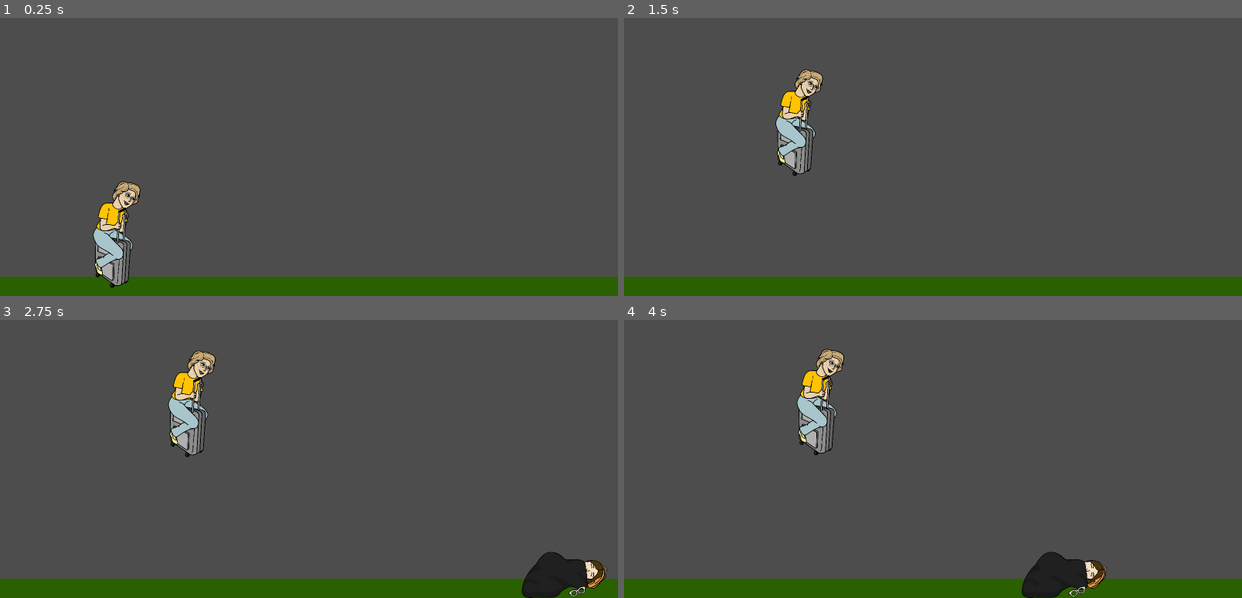
Above: before the commit, frames 1-4 (two rows, left to right).
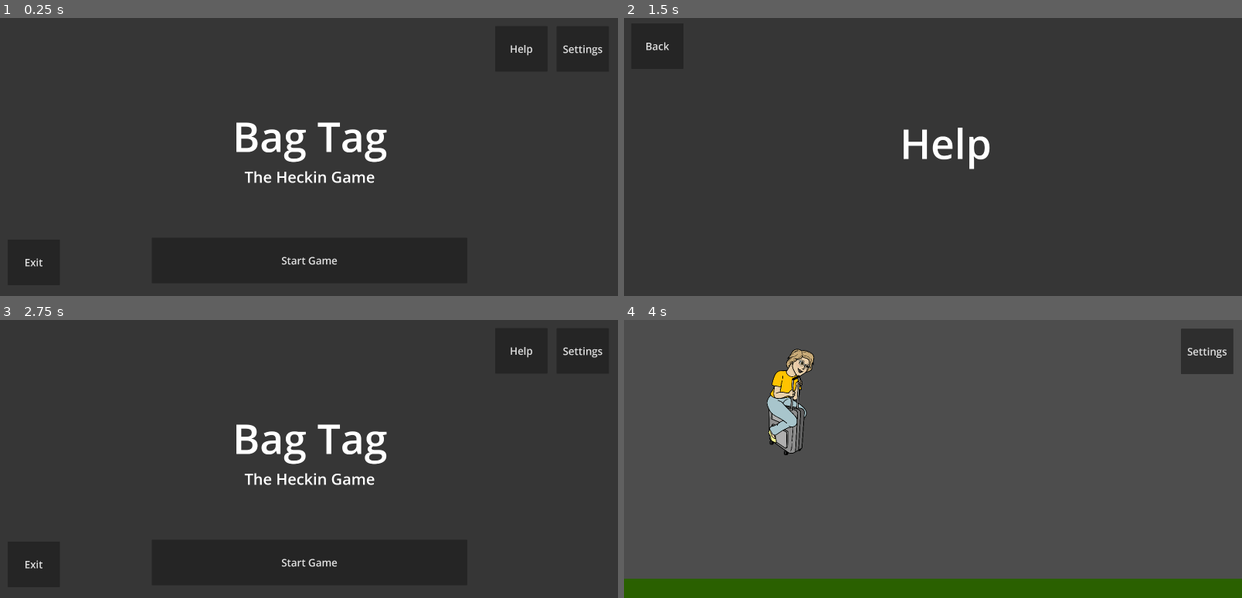
Above: after the commit, the same moments.

Repository: singerbj/bag-tag
Game: Godot game, scene res://scenes/Main.tscn
Two runs of this game, one before a commit and one after it. Both use one fixed random seed, a clock stepped at 60 frames per second and the inputs below. Before the commit the project starts from res://scenes/Game.tscn.
Inputs (mouse positions are in pixels of both pictures, inside the frame that each line leads up to):
- Up to frame 1 (0.25 s): no input
- Up to frame 2 (1.5 s): click (1143, 48) at 0.5 s, where only the run after the commit has a clickable "Help"; click (1204, 48) at 1.25 s, where only the run after the commit has a clickable "Settings"
- Up to frame 3 (2.75 s): click (30, 347) at 2 s, where only the run after the commit has a clickable "Back"
- Up to frame 4 (4 s): click (933, 561) at 2.75 s, where only the run after the commit has a clickable "Start Game"; tap Enter at 3.5 s; move the mouse to (1068, 445) at 3.52 s; hold Right (ui_right) from 3.53 s (still down); hold Up (ui_up) from 3.53 s (still down); click (1068, 445) at 3.67 s

The runs differ from the first frame. In frame 1, 21% of the frame differs, in the area x 0-100%, y 2-100%; in frame 2, 11%; in frame 3, 21%; in frame 4, 6.1%.

Commit message:
added theme and a bunch of screens

Diff:
--- /dev/null
+++ b/default_theme.tres
@@ -0,0 +1,10 @@
+[gd_resource type="Theme" load_steps=3 format=3 uid="uid://cw2jrsfudbjvg"]
+
+[sub_resource type="StyleBoxFlat" id="StyleBoxFlat_icnrp"]
+bg_color = Color(0.211765, 0.211765, 0.211765, 1)
+
+[sub_resource type="SystemFont" id="SystemFont_pxgki"]
+
+[resource]
+default_font = SubResource("SystemFont_pxgki")
+Panel/styles/panel = SubResource("StyleBoxFlat_icnrp")
--- a/project.godot
+++ b/project.godot
@@ -11,7 +11,7 @@
 [application]
 
 config/name="bag-tag"
-run/main_scene="res://scenes/Game.tscn"
+run/main_scene="res://scenes/Main.tscn"
 config/features=PackedStringArray("4.2", "Mobile")
 config/icon="res://icon.svg"
 
@@ -20,6 +20,10 @@
 window/size/viewport_width=3000
 window/size/viewport_height=1350
 window/stretch/mode="viewport"
+
+[gui]
+
+theme/custom="res://default_theme.tres"
 
 [input]
 
--- /dev/null
+++ b/scenes/GameOverScreen.tscn
@@ -0,0 +1,3 @@
+[gd_scene format=3 uid="uid://bgdxjiqlqtl8g"]
+
+[node name="GameOverScreen" type="Node2D"]
--- a/scenes/Game.tscn
+++ b/scenes/GameScreen.tscn
@@ -8,30 +8,46 @@
 [sub_resource type="RectangleShape2D" id="RectangleShape2D_ajw7r"]
 size = Vector2(6000, 93)
 
-[node name="Game" type="Node2D"]
+[sub_resource type="Theme" id="Theme_ahys2"]
+default_font_size = 50
+
+[node name="GameScreen" type="Node2D"]
+
+[node name="Game" type="Node2D" parent="."]
 script = ExtResource("1_34f43")
 metadata/_edit_lock_ = true
 
-[node name="Floor" type="StaticBody2D" parent="."]
+[node name="Floor" type="StaticBody2D" parent="Game"]
 position = Vector2(452, 1339)
 
-[node name="CollisionShape2D" type="CollisionShape2D" parent="Floor"]
+[node name="CollisionShape2D" type="CollisionShape2D" parent="Game/Floor"]
 position = Vector2(1048.5, -35.5)
 shape = SubResource("RectangleShape2D_ajw7r")
 metadata/_edit_lock_ = true
 
-[node name="Collision2dRendered" parent="Floor/CollisionShape2D" instance=ExtResource("2_7n24l")]
+[node name="Collision2dRendered" parent="Game/Floor/CollisionShape2D" instance=ExtResource("2_7n24l")]
 color = Color(0.164706, 0.376471, 0, 1)
 
-[node name="Camera" type="Camera2D" parent="Floor"]
+[node name="Camera" type="Camera2D" parent="Game/Floor"]
 position = Vector2(1048, -664)
+enabled = false
 position_smoothing_enabled = true
 position_smoothing_speed = 1.0
 
-[node name="Player" parent="." instance=ExtResource("5_xu4y6")]
+[node name="Player" parent="Game" instance=ExtResource("5_xu4y6")]
 position = Vector2(442, 953)
 
-[node name="AudioStreamPlayer" type="AudioStreamPlayer" parent="."]
+[node name="AudioStreamPlayer" type="AudioStreamPlayer" parent="Game"]
 stream = ExtResource("4_opxje")
 volume_db = -20.0
-autoplay = true
+
+[node name="CanvasLayer" type="CanvasLayer" parent="."]
+
+[node name="SettingsButton" type="Button" parent="CanvasLayer"]
+offset_left = 2704.0
+offset_top = 42.0
+offset_right = 2958.0
+offset_bottom = 263.0
+theme = SubResource("Theme_ahys2")
+text = "Settings
+"
--- /dev/null
+++ b/scenes/HelpScreen.tscn
@@ -0,0 +1,30 @@
+[gd_scene load_steps=3 format=3 uid="uid://trke8ta7a50i"]
+
+[sub_resource type="Theme" id="Theme_t1ebu"]
+default_font_size = 200
+
+[sub_resource type="Theme" id="Theme_gemsm"]
+default_font_size = 50
+
+[node name="HelpScreen" type="Panel"]
+offset_left = -16.0
+offset_top = -16.0
+offset_right = 3012.0
+offset_bottom = 1362.0
+
+[node name="RichTextLabel" type="RichTextLabel" parent="."]
+offset_left = 1355.0
+offset_top = 487.0
+offset_right = 1812.0
+offset_bottom = 812.0
+theme = SubResource("Theme_t1ebu")
+text = "Help"
+
+[node name="BackButton" type="Button" parent="."]
+offset_left = 51.0
+offset_top = 42.0
+offset_right = 305.0
+offset_bottom = 263.0
+theme = SubResource("Theme_gemsm")
+text = "Back
+"
--- /dev/null
+++ b/scenes/Main.tscn
@@ -0,0 +1,21 @@
+[gd_scene load_steps=7 format=3 uid="uid://t8n3u8q7t8t8"]
+
+[ext_resource type="Script" path="res://scripts/main.gd" id="1_1qesj"]
+[ext_resource type="PackedScene" uid="uid://42qq4ke7te0s" path="res://scenes/TitleScreen.tscn" id="1_sc5co"]
+[ext_resource type="PackedScene" uid="uid://cnr3v8uui8gwm" path="res://scenes/SettingsScreen.tscn" id="2_uw7i2"]
+[ext_resource type="PackedScene" uid="uid://trke8ta7a50i" path="res://scenes/HelpScreen.tscn" id="3_dl76g"]
+[ext_resource type="PackedScene" uid="uid://bjt4ppq3lx7dj" path="res://scenes/GameScreen.tscn" id="4_n1bl8"]
+[ext_resource type="PackedScene" uid="uid://bgdxjiqlqtl8g" path="res://scenes/GameOverScreen.tscn" id="5_3r1bu"]
+
+[node name="Main" type="Node2D"]
+script = ExtResource("1_1qesj")
+
+[node name="TitleScreen" parent="." instance=ExtResource("1_sc5co")]
+
+[node name="SettingsScreen" parent="." instance=ExtResource("2_uw7i2")]
+
+[node name="HelpScreen" parent="." instance=ExtResource("3_dl76g")]
+
+[node name="GameScreen" parent="." instance=ExtResource("4_n1bl8")]
+
+[node name="GameOverScreen" parent="." instance=ExtResource("5_3r1bu")]
--- /dev/null
+++ b/scenes/SettingsScreen.tscn
@@ -0,0 +1,56 @@
+[gd_scene load_steps=5 format=3 uid="uid://cnr3v8uui8gwm"]
+
+[sub_resource type="Theme" id="Theme_2y1c4"]
+default_font_size = 200
+
+[sub_resource type="Theme" id="Theme_lwxtk"]
+default_font_size = 50
+
+[sub_resource type="Theme" id="Theme_sxism"]
+default_font_size = 50
+
+[sub_resource type="Theme" id="Theme_5w2xa"]
+default_font_size = 50
+
+[node name="SettingsScreen" type="Panel"]
+offset_left = -2.0
+offset_top = -2.0
+offset_right = 3002.0
+offset_bottom = 1352.0
+
+[node name="RichTextLabel" type="RichTextLabel" parent="."]
+layout_mode = 0
+offset_left = 1125.0
+offset_top = 481.0
+offset_right = 1926.0
+offset_bottom = 806.0
+theme = SubResource("Theme_2y1c4")
+text = "Settings"
+
+[node name="BackButton" type="Button" parent="."]
+layout_mode = 0
+offset_left = 51.0
+offset_top = 42.0
+offset_right = 305.0
+offset_bottom = 263.0
+theme = SubResource("Theme_lwxtk")
+text = "Back
+"
+
+[node name="HelpButton" type="Button" parent="."]
+offset_left = 2693.0
+offset_top = 45.0
+offset_right = 2947.0
+offset_bottom = 266.0
+theme = SubResource("Theme_sxism")
+text = "Help
+"
+
+[node name="ExitButton" type="Button" parent="."]
+offset_left = 39.0
+offset_top = 1078.0
+offset_right = 293.0
+offset_bottom = 1299.0
+theme = SubResource("Theme_5w2xa")
+text = "Exit
+"
--- /dev/null
+++ b/scenes/TitleScreen.tscn
@@ -0,0 +1,79 @@
+[gd_scene load_steps=6 format=3 uid="uid://42qq4ke7te0s"]
+
+[ext_resource type="Theme" uid="uid://cw2jrsfudbjvg" path="res://default_theme.tres" id="1_clfqb"]
+
+[sub_resource type="Theme" id="Theme_4oq34"]
+default_font_size = 200
+
+[sub_resource type="Theme" id="Theme_nxdrh"]
+default_font_size = 75
+
+[sub_resource type="Theme" id="Theme_1ea38"]
+default_font_size = 50
+
+[sub_resource type="Theme" id="Theme_c5gma"]
+default_font_size = 50
+
+[node name="TitleScreen" type="Panel"]
+offset_left = -2.0
+offset_top = -2.0
+offset_right = 3002.0
+offset_bottom = 1352.0
+theme = ExtResource("1_clfqb")
+
+[node name="RichTextLabel" type="RichTextLabel" parent="."]
+layout_mode = 0
+offset_left = 1131.0
+offset_top = 439.0
+offset_right = 1896.0
+offset_bottom = 764.0
+theme = SubResource("Theme_4oq34")
+text = "Bag Tag"
+
+[node name="RichTextLabel2" type="RichTextLabel" parent="."]
+layout_mode = 0
+offset_left = 1189.0
+offset_top = 721.0
+offset_right = 1826.0
+offset_bottom = 1046.0
+theme = SubResource("Theme_nxdrh")
+text = "The Heckin Game"
+
+[node name="StartGameButton" type="Button" parent="."]
+layout_mode = 0
+offset_left = 739.0
+offset_top = 1069.0
+offset_right = 2270.0
+offset_bottom = 1290.0
+theme = SubResource("Theme_1ea38")
+text = "Start Game"
+
+[node name="HelpButton" type="Button" parent="."]
+layout_mode = 0
+offset_left = 2406.0
+offset_top = 41.0
+offset_right = 2660.0
+offset_bottom = 262.0
+theme = SubResource("Theme_c5gma")
+text = "Help
+"
+
+[node name="ExitButton" type="Button" parent="."]
+layout_mode = 0
+offset_left = 39.0
+offset_top = 1078.0
+offset_right = 293.0
+offset_bottom = 1299.0
+theme = SubResource("Theme_c5gma")
+text = "Exit
+"
+
+[node name="SettingsButton" type="Button" parent="."]
+layout_mode = 0
+offset_left = 2704.0
+offset_top = 42.0
+offset_right = 2958.0
+offset_bottom = 263.0
+theme = SubResource("Theme_c5gma")
+text = "Settings
+"
--- a/scenes/people/Ben.tscn
+++ b/scenes/people/Ben.tscn
@@ -1,8 +1,10 @@
-[gd_scene load_steps=2 format=3 uid="uid://ddriblw3a6d3v"]
+[gd_scene load_steps=3 format=3 uid="uid://ddriblw3a6d3v"]
 
+[ext_resource type="Script" path="res://scripts/people.gd" id="1_l58vf"]
 [ext_resource type="Texture2D" uid="uid://ckebqrpd33i11" path="res://assets/art/Ben.PNG" id="2_6rxg1"]
 
 [node name="Ben" type="RigidBody2D"]
+script = ExtResource("1_l58vf")
 
 [node name="Sprite2D" type="Sprite2D" parent="."]
 scale = Vector2(0.25, 0.25)
--- a/scenes/people/Bina.tscn
+++ b/scenes/people/Bina.tscn
@@ -1,8 +1,10 @@
-[gd_scene load_steps=2 format=3 uid="uid://cvxsovuddt6rm"]
+[gd_scene load_steps=3 format=3 uid="uid://cvxsovuddt6rm"]
 
+[ext_resource type="Script" path="res://scripts/people.gd" id="1_rl1jn"]
 [ext_resource type="Texture2D" uid="uid://dtbnrhywal1a5" path="res://assets/art/Bina.PNG" id="2_pujrv"]
 
 [node name="Bina" type="RigidBody2D"]
+script = ExtResource("1_rl1jn")
 
 [node name="Sprite2D" type="Sprite2D" parent="."]
 scale = Vector2(0.225, 0.225)
--- a/scenes/people/Dad.tscn
+++ b/scenes/people/Dad.tscn
@@ -1,8 +1,10 @@
-[gd_scene load_steps=2 format=3 uid="uid://voc85itlvnp1"]
+[gd_scene load_steps=3 format=3 uid="uid://voc85itlvnp1"]
 
+[ext_resource type="Script" path="res://scripts/people.gd" id="1_dfedb"]
 [ext_resource type="Texture2D" uid="uid://cdjuc4h103sls" path="res://assets/art/Dad.PNG" id="2_ke4h7"]
 
 [node name="Dad" type="RigidBody2D"]
+script = ExtResource("1_dfedb")
 
 [node name="Sprite2D" type="Sprite2D" parent="."]
 scale = Vector2(0.25, 0.25)
--- a/scenes/people/Gigi.tscn
+++ b/scenes/people/Gigi.tscn
@@ -1,8 +1,10 @@
-[gd_scene load_steps=2 format=3 uid="uid://b68y3d7j3rjyq"]
+[gd_scene load_steps=3 format=3 uid="uid://b68y3d7j3rjyq"]
 
+[ext_resource type="Script" path="res://scripts/people.gd" id="1_0e4ny"]
 [ext_resource type="Texture2D" uid="uid://b3rpi7ad6cs2x" path="res://assets/art/Gigi.PNG" id="2_stprv"]
 
 [node name="Gigi" type="RigidBody2D"]
+script = ExtResource("1_0e4ny")
 
 [node name="Sprite2D" type="Sprite2D" parent="."]
 scale = Vector2(0.25, 0.25)
--- a/scripts/backpack.gd
+++ b/scripts/backpack.gd
@@ -17,6 +17,3 @@
 		backpackSprite.hide()
 
 	backpackSprites.pick_random().show()
-
-func _process(delta: float) -> void:
-	pass
--- a/scripts/floor.gd
+++ b/scripts/floor.gd
@@ -6,4 +6,3 @@
 
 func _process(delta: float) -> void:
 	self.position.y += 1 * delta
-	print(self.position.y)
--- a/scripts/game.gd
+++ b/scripts/game.gd
@@ -1,5 +1,6 @@
 extends Node2D
 
+class_name Game
 
 const Player = preload("res://scripts/player.gd")
 const game_object_scenes = [
@@ -23,51 +24,81 @@
 
 var game_objects = []
 
-class Game:
-	func _init():
-		pass
+enum GameState {
+	Running,
+	Paused,
+	Stopped
+}
+var current_game_state = GameState.Paused
+
+@onready var camera = $Floor/Camera
 
 func _ready() -> void:
-	pass
+	get_parent().get_node("CanvasLayer").hide()
 
 func _process(_delta: float) -> void:
-	var current_time = Time.get_unix_time_from_system()
-	$Floor.position.x = $Player.position.x
+	if current_game_state == GameState.Running:
+		var current_time = Time.get_unix_time_from_system()
+		$Floor.position.x = $Player.position.x
 
-	if (current_time - last_game_object_spawn) > MIN_GAME_OBJECT_SPAWN_DELAY:
-		last_game_object_spawn = current_time
-		var new_game_object = game_object_scenes.pick_random().instantiate()
-		new_game_object.position.x = $Player.position.x + MIN_GAME_OBJECT_SPAWN_DISTANCE + get_game_object_variation_range()
-		new_game_object.position.y = $Player.position.y
-		game_objects.append(new_game_object)
-		add_child(new_game_object)
-
-	#if (current_time - last_position_reset) > RESET_POSITION_INTERVAL:
-		#print("resetting position")
-		#last_position_reset = current_time
-		#for game_object in game_objects:
-			#game_object.position.x - $Player.position.x
-			#
-		#$Player.position.x = 0
+		if (current_time - last_game_object_spawn) > MIN_GAME_OBJECT_SPAWN_DELAY:
+			last_game_object_spawn = current_time
+			var new_game_object = game_object_scenes.pick_random().instantiate()
+			new_game_object.position.x = $Player.position.x + MIN_GAME_OBJECT_SPAWN_DISTANCE + _get_game_object_variation_range()
+			new_game_object.position.y = $Player.position.y
+			game_objects.append(new_game_object)
+			add_child(new_game_object)
 
 func _physics_process(_delta: float) -> void:
-	for i in range(game_objects.size()-1, -1, -1):
-		if is_instance_valid(game_objects[i]):
-			var game_object: RigidBody2D = game_objects[i]
-			if ($Player.position.x - game_object.position.x) > MIN_GAME_OBJECT_DELETE_DISTANCE:
-				game_object.queue_free()
+	if current_game_state == GameState.Running:
+		for i in range(game_objects.size()-1, -1, -1):
+			if is_instance_valid(game_objects[i]):
+				var game_object: RigidBody2D = game_objects[i]
+				if ($Player.position.x - game_object.position.x) > MIN_GAME_OBJECT_DELETE_DISTANCE:
+					game_object.queue_free()
+					game_objects.remove_at(i)
+			else:
 				game_objects.remove_at(i)
-		else:
-			game_objects.remove_at(i)
 
-func get_game_object_variation_range():
+func _get_game_object_variation_range():
 	var rng = RandomNumberGenerator.new()
 	rng.randomize()
 	return rng.randi_range(0, GAME_OBJECT_VARIATION_RANGE)
 
 func _input(event):
-	if event is InputEventKey:
-		if event.is_action_pressed("ui_cancel"):
-			get_tree().quit()
-		if event.is_action_pressed("reset_game"):
-			$Player.position = Vector2(0, 0)
+	if current_game_state == GameState.Running:
+		if event is InputEventKey:
+			# TODO: Remove these later, probably
+			if event.is_action_pressed("ui_cancel"):
+				get_tree().quit()
+			if event.is_action_pressed("reset_game"):
+				$Player.position = Vector2(0, 0)
+
+func start_game():
+	if current_game_state == GameState.Paused:
+		get_parent().get_node("CanvasLayer").show()
+		$AudioStreamPlayer.playing = true
+		camera.enabled = true
+		current_game_state = GameState.Running
+	elif current_game_state == GameState.Stopped:
+		print("Error: Cannot start a stopped game!")
+	elif current_game_state == GameState.Stopped:
+		print("Error: Cannot start an already started game!")
+
+func pause_game():
+	if current_game_state == GameState.Paused:
+		print("Error: Cannot pause an already paused game!")
+	elif current_game_state == GameState.Running:
+		get_parent().get_node("CanvasLayer").hide()
+		$AudioStreamPlayer.playing = false
+		camera.enabled = false
+		current_game_state = GameState.Paused
+	elif current_game_state == GameState.Stopped:
+		print("Error: Cannot pause an already stopped game!")
+
+func stop_game():
+	if current_game_state == GameState.Running || current_game_state == GameState.Paused:
+		$AudioStreamPlayer.playing = false
+		current_game_state = GameState.Stopped
+	elif current_game_state == GameState.Stopped:
+		print("Error: Cannot stop an already stopped game!")
--- a/scripts/game_object.gd
+++ b/scripts/game_object.gd
@@ -1,6 +1,3 @@
 extends RigidBody2D
 
 class_name GameObject
-
-#func _process(delta: gfloat) -> void:
-	#self.position.y -= 1000 * delta
--- /dev/null
+++ b/scripts/main.gd
@@ -0,0 +1,62 @@
+extends Node
+
+
+# Called when the node enters the scene tree for the first time.
+func _ready() -> void:
+	$TitleScreen.show()
+	$SettingsScreen.hide()
+	$HelpScreen.hide()
+	$GameScreen.hide()
+	$GameOverScreen.hide()
+
+	$TitleScreen/StartGameButton.connect("pressed", self._on_start_game_button_pressed)
+	$TitleScreen/SettingsButton.connect("pressed", self._on_settings_button_pressed)
+	$TitleScreen/HelpButton.connect("pressed", self._on_help_button_pressed)
+	$TitleScreen/ExitButton.connect("pressed", self._on_exit_button_pressed)
+
+	$SettingsScreen/BackButton.connect("pressed", self._on_settings_back_button_pressed)
+	$SettingsScreen/HelpButton.connect("pressed", self._on_help_button_pressed)
+	$SettingsScreen/ExitButton.connect("pressed", self._on_exit_button_pressed)
+
+	$HelpScreen/BackButton.connect("pressed", self._on_help_back_button_pressed)
+
+	$GameScreen/CanvasLayer/SettingsButton.connect("pressed", self._on_game_settings_button_pressed)
+
+
+func _on_start_game_button_pressed() -> void:
+	print("_on_start_game_button_pressed")
+	$TitleScreen.hide()
+	$GameScreen.show()
+	$GameScreen/Game.start_game()
+
+func _on_help_button_pressed() -> void:
+	print("_on_help_button_pressed")
+	$HelpScreen.show()
+
+func _on_settings_button_pressed() -> void:
+	print("_on_settings_button_pressed")
+	$SettingsScreen.show()
+
+func _on_exit_button_pressed() -> void:
+	print("_on_exit_button_pressed")
+	get_tree().quit()
+
+func _on_settings_back_button_pressed() -> void:
+	print("_on_settings_back_button_pressed")
+	$SettingsScreen.hide()
+	if !$TitleScreen.visible:
+		$GameScreen.show()
+		$GameScreen/Game.start_game()
+
+func _on_help_back_button_pressed() -> void:
+	print("_on_help_back_button_pressed")
+	$HelpScreen.hide()
+
+func _on_game_settings_button_pressed() -> void:
+	print("_on_game_settings_button_pressed")
+	$GameScreen.hide()
+	$GameScreen/Game.pause_game()
+	$SettingsScreen.show()
+
+func wait(seconds: float) -> void:
+	await get_tree().create_timer(seconds).timeout
--- a/scripts/people.gd
+++ b/scripts/people.gd
@@ -1,6 +1,3 @@
 extends GameObject
 
 class_name People
-
-func _process(delta: float) -> void:
-	pass
--- a/scripts/player.gd
+++ b/scripts/player.gd
@@ -1,4 +1,6 @@
 extends CharacterBody2D
+
+class_name Player
 
 const GameObject = preload("res://scripts/game_object.gd")
 
@@ -16,51 +18,47 @@
 var dash_available = true
 var dash_budget = 0
 
-class Player:
-	func init():
-		pass
+@onready var game_scene: Game
 
 func _ready() -> void:
-	self.connect("body_entered", self._on_Area_body_entered)
 	$Fire.visible = false
 	$DashSprite.visible = false
-
-func _on_Area_body_entered(body:Node) -> void:
-	print(body)
+	game_scene = get_parent()
 
 func _process(delta):
-	velocity.y += GRAVITY * delta
+	if game_scene.current_game_state == game_scene.GameState.Running:
+		velocity.y += GRAVITY * delta
 
-	if jumping:
-		if is_on_floor() && jump_budget == DEFAULT_JUMP_BUDGET:
-			velocity.y = -JUMP_FORCE
-		elif !is_on_floor() && jump_budget > 0 && jump_budget < DEFAULT_JUMP_BUDGET:
-			velocity.y = -JUMP_FORCE
+		if jumping:
+			if is_on_floor() && jump_budget == DEFAULT_JUMP_BUDGET:
+				velocity.y = -JUMP_FORCE
+			elif !is_on_floor() && jump_budget > 0 && jump_budget < DEFAULT_JUMP_BUDGET:
+				velocity.y = -JUMP_FORCE
 
-		jump_budget -= 1 * delta
-		if jump_budget < 0:
-			jump_budget = 0
-	else:
-		if is_on_floor() && jump_budget < DEFAULT_JUMP_BUDGET:
-			jump_budget = DEFAULT_JUMP_BUDGET
-			dash_available = true
+			jump_budget -= 1 * delta
+			if jump_budget < 0:
+				jump_budget = 0
+		else:
+			if is_on_floor() && jump_budget < DEFAULT_JUMP_BUDGET:
+				jump_budget = DEFAULT_JUMP_BUDGET
+				dash_available = true
 
-	if dash_budget > 0:
-		$Fire.visible = true
-		$DashSprite.visible = true
-		velocity.y = clamp(velocity.y, -INF, 0)
-		velocity.x = DASH_FORCE
-		dash_budget -= 1 * delta
-		if dash_budget < 0:
-			dash_budget = 0
-	else:
-		$Fire.visible = false
-		$DashSprite.visible = false
-		velocity.x = DEFAULT_MOVEMENT_SPEED
+		if dash_budget > 0:
+			$Fire.visible = true
+			$DashSprite.visible = true
+			velocity.y = clamp(velocity.y, -INF, 0)
+			velocity.x = DASH_FORCE
+			dash_budget -= 1 * delta
+			if dash_budget < 0:
+				dash_budget = 0
+		else:
+			$Fire.visible = false
+			$DashSprite.visible = false
+			velocity.x = DEFAULT_MOVEMENT_SPEED
 
-	move_and_slide()
+		move_and_slide()
 
-	_handle_collisions()
+		_handle_collisions()
 
 func _handle_collisions():
 	for index in get_slide_collision_count():
@@ -69,24 +67,26 @@
 		if body is GameObject:
 			print("Collided with: ", body.name)
 			body.queue_free()
+			break
 
-func _input(event):
-	if event is InputEventKey:
-		if event.is_action_pressed("ui_up"):
-			if is_on_floor():
-				jumping = true
-				$JumpAudioStreamPlayer.playing = true
-			if event is InputEventScreenTouch:
-				swipe_start = event.get_position()
-		if event.is_action_released("ui_up"):
-			jumping = false
-			if event is InputEventScreenTouch:
-				_calculate_swipe(event.get_position())
+func _unhandled_input(event):
+	if game_scene.current_game_state == game_scene.GameState.Running:
+		if event is InputEventKey:
+			if event.is_action_pressed("ui_up"):
+				if is_on_floor():
+					jumping = true
+					$JumpAudioStreamPlayer.playing = true
+				if event is InputEventScreenTouch:
+					swipe_start = event.get_position()
+			if event.is_action_released("ui_up"):
+				jumping = false
+				if event is InputEventScreenTouch:
+					_calculate_swipe(event.get_position())
 
-		if event.is_action_pressed("ui_right") && dash_available && !is_on_floor():
-			dash_budget = DEFAULT_DASH_BUDGET
-			$DashAudioStreamPlayer.playing = true
-			dash_available = false
+			if event.is_action_pressed("ui_right") && dash_available && !is_on_floor():
+				dash_budget = DEFAULT_DASH_BUDGET
+				$DashAudioStreamPlayer.playing = true
+				dash_available = false
 
 	if event is InputEventScreenTouch:
 		if event.is_pressed():
--- a/scripts/suitcase.gd
+++ b/scripts/suitcase.gd
@@ -1,6 +1,3 @@
 extends GameObject
 
 class_name Suitcase
-
-func _process(delta: float) -> void:
-	pass
Not shown: 1 places in scenes/GameScreen.tscn that only renumber resources
